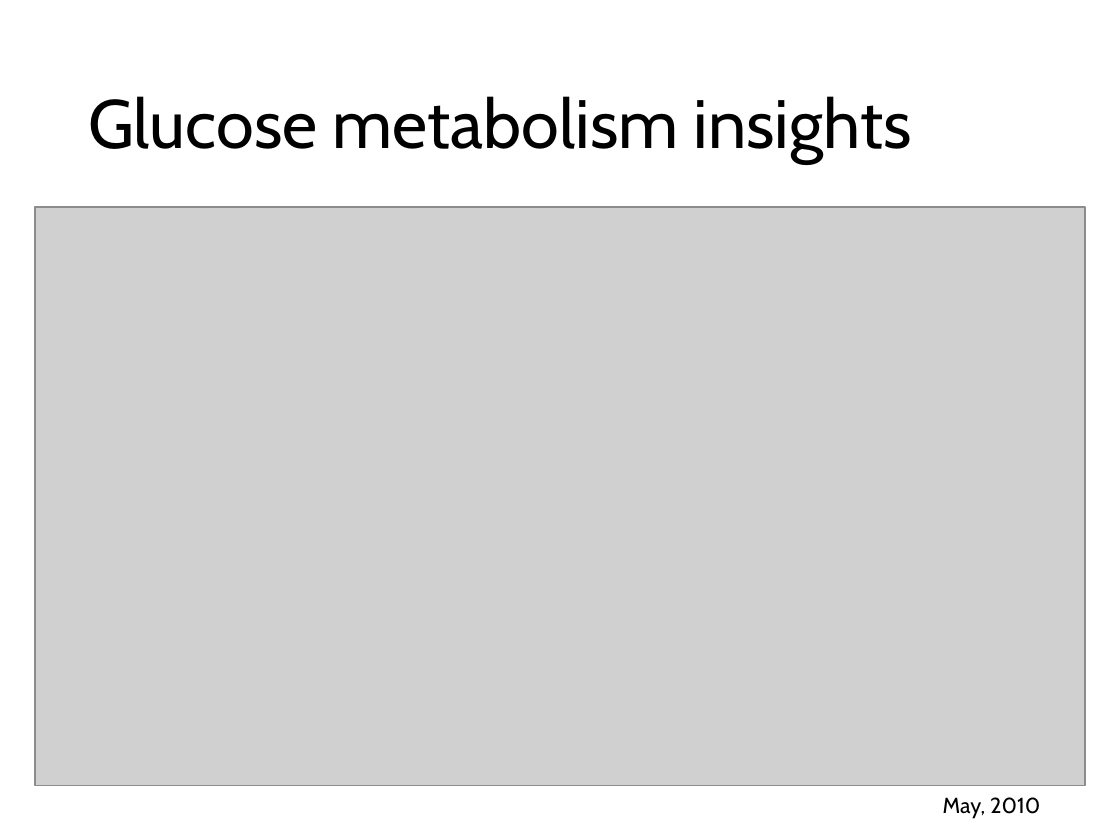
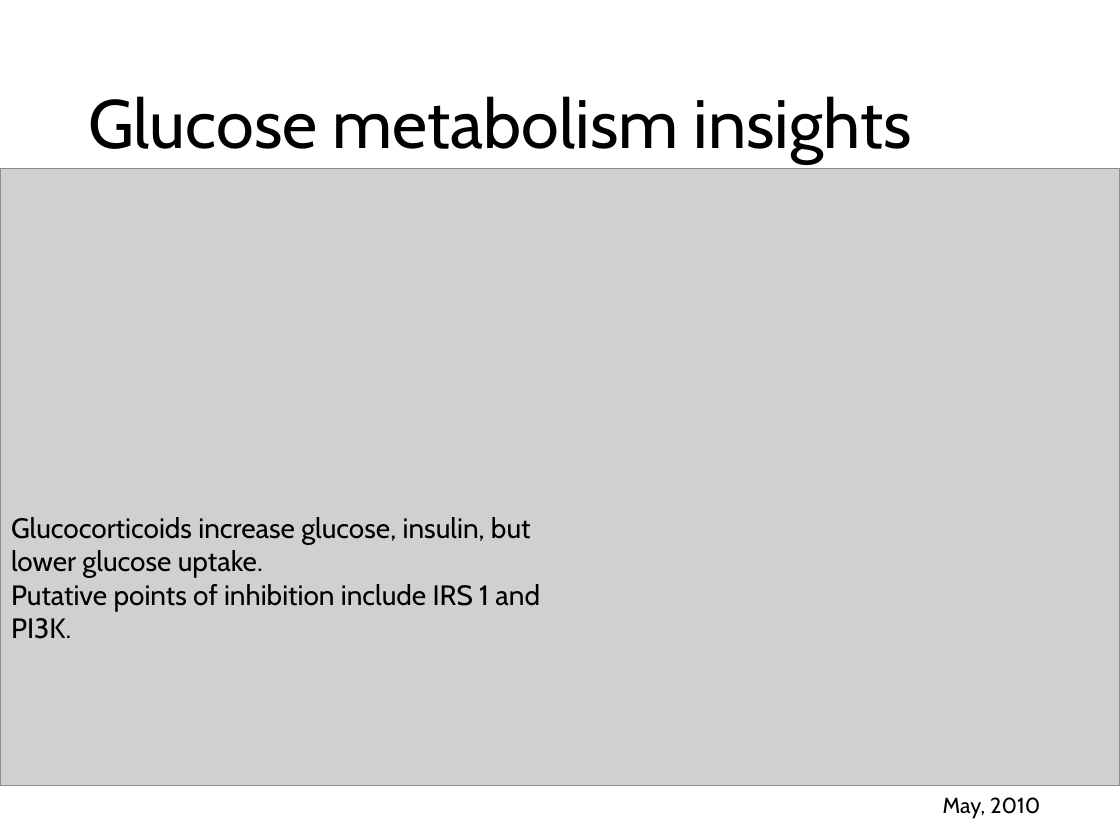
Before and after one commit to nvalexander/dissertation, a slide deck: slide 37 of defense.pptx. Drawn at 1120x840 pixels with LibreOffice and Linux fonts; fonts in the diff are those of the drawing; grey boxes stand for pictures. Boxes give left, top, right and bottom in pixels: in the first picture for what was removed or moved away, otherwise in the second. Text is boxed around its words. In the diff, an @@ line names an element or a change of style, - is before the commit and + after.

```diff
--- a/defense.pptx
+++ b/defense.pptx
@@ picture: place and size @@
-picture at (35,207,1085,786)
+picture at (0,168,1120,785)
@@ text added at (11,517,540,639), 18 pt, text #000000 @@
+Glucocorticoids increase glucose, insulin, but lower glucose uptake.
+Putative points of inhibition include IRS 1 and PI3K.
```
Also in this commit, not shown: 1 slide added, 1 slide removed.
